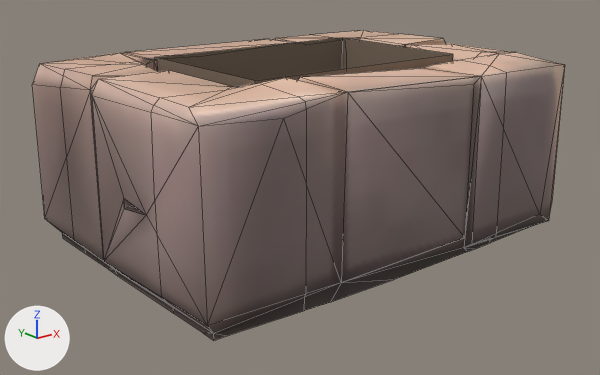
Renders of the Blender file src/game/models/castle/props/kitchen-chimney-course.blend from each side of a commit.
Camera for both pictures: a 50 mm lens placed at (-0.678, -0.835, 0.398), pointed at (-0.016, -0.008, 0.067). Lighting does not change. The marker at lower left points along +X, +Y and +Z. The picture after the commit comes second. Mesh edges are drawn as thin lines.

Names of what the first picture shows: 'Continuous soot-dark flue lining', 'Original fireplace stone chimney course'.
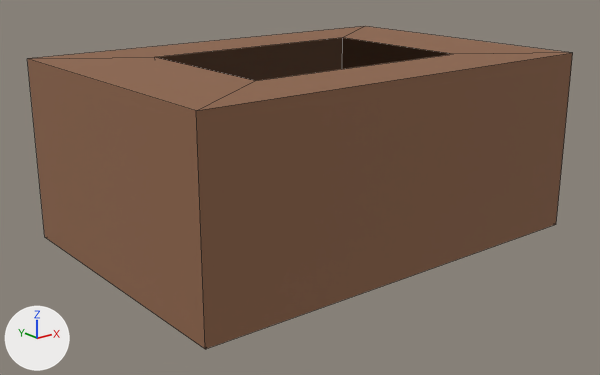
Commit message: Match fireplace and chimney to castle masonry

Boxes (x1, y1, x2, y2) around the edits, measured in the pictures (600 x 375 px):
'Original fireplace stone chimney course', reshaped: before (32, 30, 565, 340); after (27, 26, 573, 349)
part 1 of me_meshes_0, rebuilt: before (275, 30, 565, 283); after (27, 26, 573, 349)
part 2 of me_meshes_0, deleted: before (32, 39, 479, 340)
'Continuous soot-dark flue lining', unchanged, covered by the edit: before (155, 38, 453, 87); after (158, 38, 448, 81)

The change, as a list of edits to the scene's bpy script:
```text
Change me_meshes_0:
    used by ob_original_fireplace_stone_chimney_course; location = (0.0, 0.0, 0.0)
    remove me_meshes_0.from_pydata(...)  # 315 vertices, 307 faces; spans x -0.29..0.29, y -0.2..0.2, z 0.0..0.24
    add me_meshes_0.from_pydata(...)  # 16 vertices, 16 faces; spans x -0.29..0.29, y -0.2..0.2, z 0.0..0.24
    me_meshes_0 part 1: the loose piece of 134 vertices spanning x -0.109..0.29, y -0.2..0.199, z 0.0..0.24 is rebuilt with 16 vertices and now spans x -0.29..0.29, y -0.2..0.2, z 0.0..0.24
    me_meshes_0 part 2: 9 loose pieces with 181 vertices, spanning x -0.29..0.112, y -0.2..0.2, z 0.0..0.24, are deleted
    me_meshes_0 part 3: the surface is now shaded flat
```
